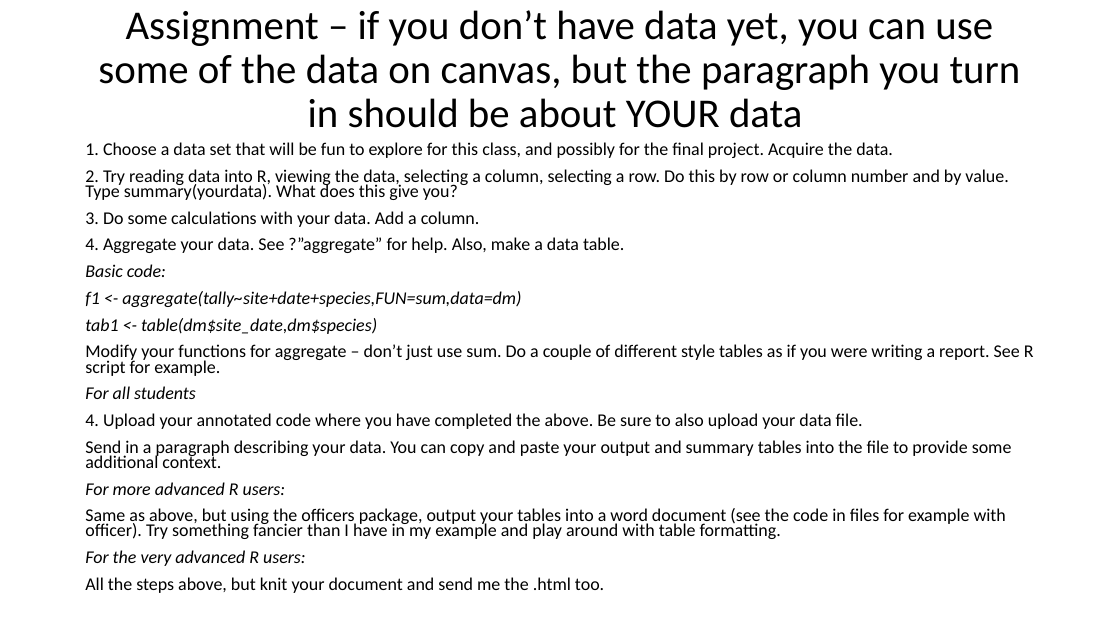
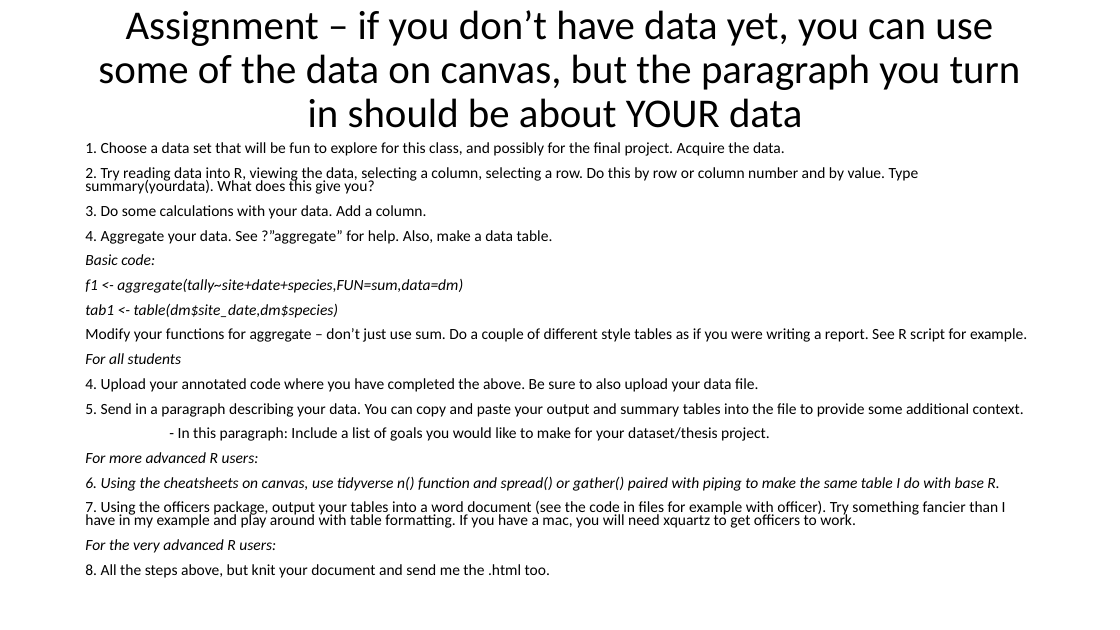
Before and after one commit to VTQuantMethodsEEB/klangwig, a slide deck: slide 8 of lectures/ex1_intro_to_R.pptx. Drawn at 1120x630 pixels with LibreOffice and Linux fonts; fonts in the diff are those of the drawing. Boxes give left, top, right and bottom in pixels: in the first picture for what was removed or moved away, otherwise in the second. Text is boxed around its words. In the diff, an @@ line names an element or a change of style, - is before the commit and + after.

```diff
--- a/lectures/ex1_intro_to_R.pptx
+++ b/lectures/ex1_intro_to_R.pptx
@@ text at (85,142,1027,553): size 15.4 to 13.3 pt in "1. Choose a data set that will ...", "2. Try reading data into R, viewing ...", "3. Do some calculations with your data. ...", "4. Aggregate your data. See ?”aggregate” for ..." and 8 more places @@
@@ text at (85,403,1024,441): text changed; size 15.4 to 13.3 pt @@
-Send in a paragraph describing your data. You can copy and paste your output and summary tables into the file to provide some additional context.
+5. Send in a paragraph describing your data. You can copy and paste your output and summary tables into the file to provide some additional context.
+- In this paragraph: Include a list of goals you would like to make for your dataset/thesis project.
@@ text at (85,477,1006,528): text changed; size 15.4 to 13.3 pt @@
-Same as above, but using the officers package, output your tables into a word document (see the code in files for example with officer). Try something fancier than I have in my example and play around with table formatting.
+6. Using the cheatsheets on canvas, use tidyverse n() function and spread() or gather() paired with piping to make the same table I do with base R.
+7. Using the officers package, output your tables into a word document (see the code in files for example with officer). Try something fancier than I have in my example and play around with table formatting. If you have a mac, you will need xquartz to get officers to work.
@@ text at (85,564,550,578): text changed; size 15.4 to 13.3 pt @@
-All the steps above, but knit your document and send me the .html too.
+8. All the steps above, but knit your document and send me the .html too.
```
Also in this commit, not shown: 1 other slide changed, 12 other files.
